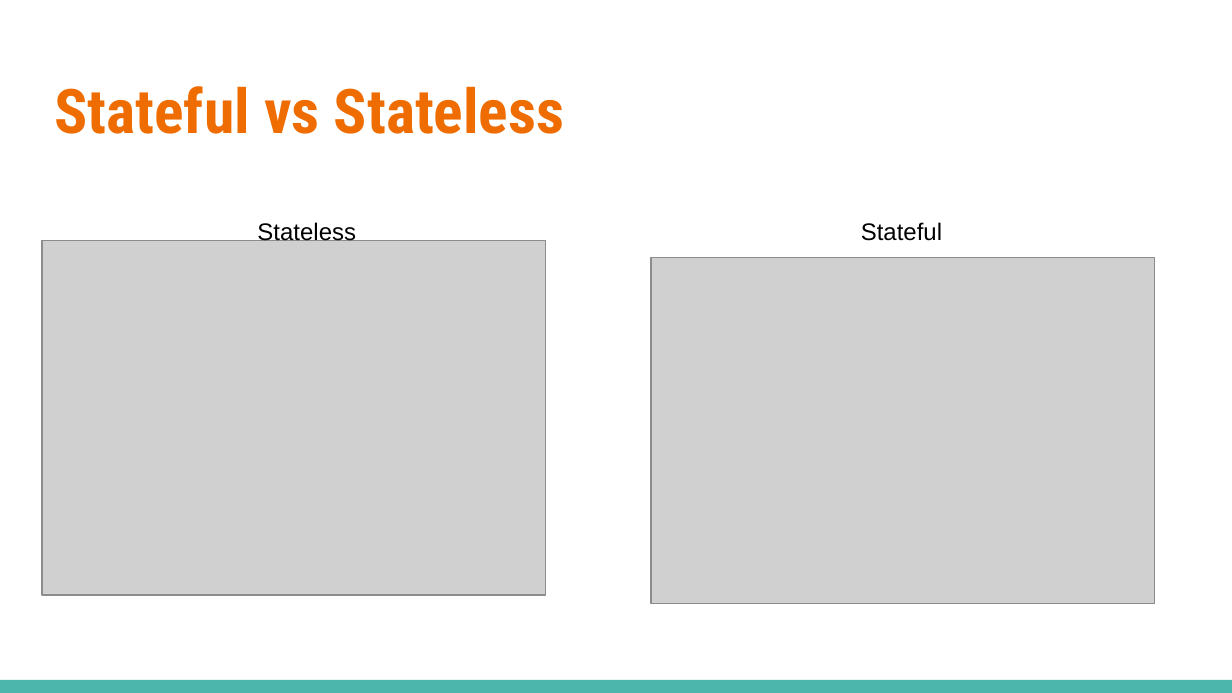
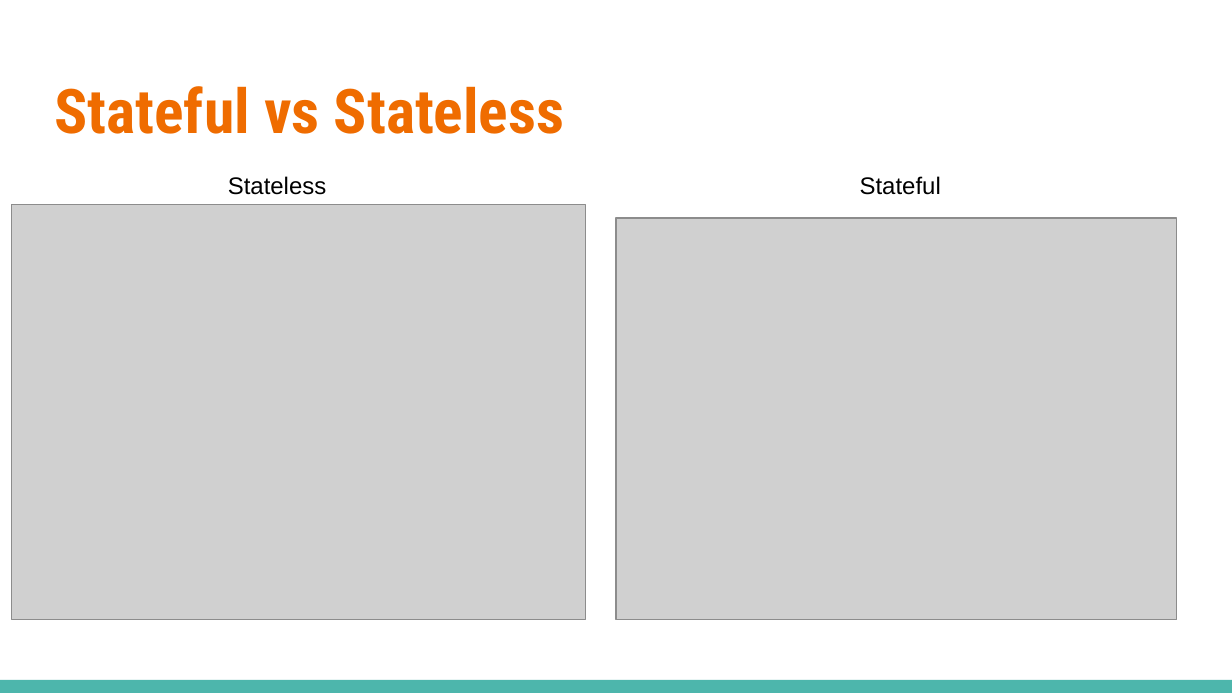
Before and after one commit to yijiaceline/Predict-Future-Sales, a slide deck: slide 10 of presentation.pptx. Drawn at 1232x693 pixels with LibreOffice and Linux fonts; fonts in the diff are those of the drawing; grey boxes stand for pictures. Boxes give left, top, right and bottom in pixels: in the first picture for what was removed or moved away, otherwise in the second. Text is boxed around its words. In the diff, an @@ line names an element or a change of style, - is before the commit and + after.

```diff
--- a/presentation.pptx
+++ b/presentation.pptx
@@ text "Stateless": place and size @@
-text "Stateless" at (257, 221, 356, 241)
+text "Stateless" at (228, 176, 327, 195)
@@ text "Stateful": place and size @@
-text "Stateful" at (861, 222, 942, 241)
+text "Stateful" at (860, 176, 941, 195)
@@ picture: place and size @@
-picture at (42, 240, 546, 595)
+picture at (11, 205, 585, 620)
@@ picture: place and size @@
-picture at (650, 257, 1154, 604)
+picture at (616, 218, 1177, 620)
```
Also in this commit, not shown: 4 other slides changed.
